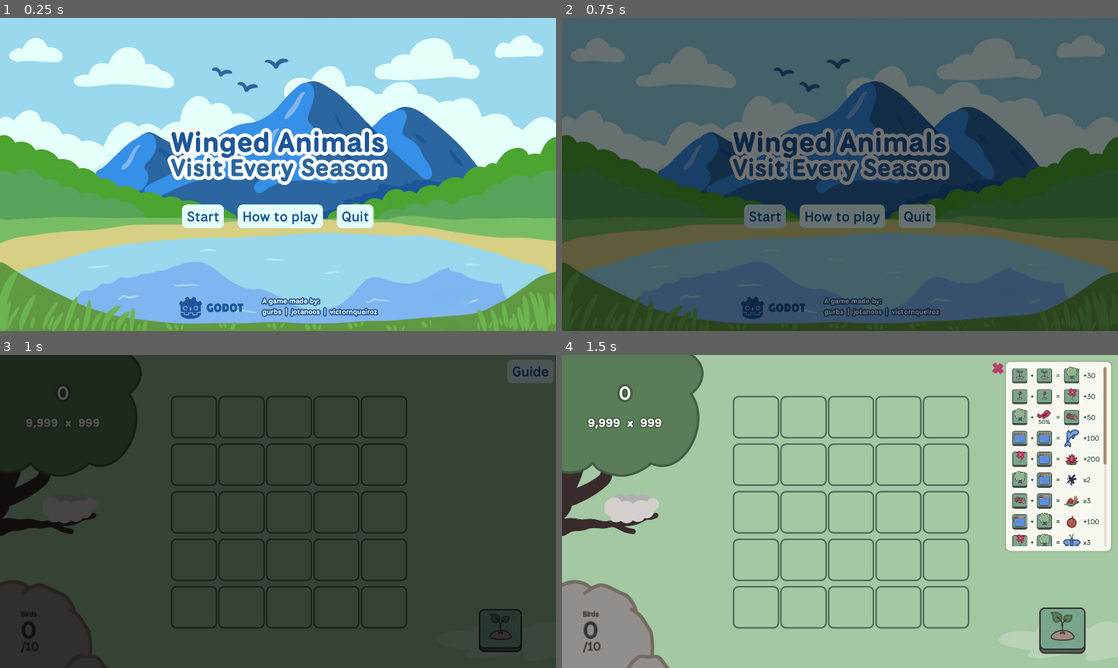
Above: before the commit, frames 1-4 (two rows, left to right).
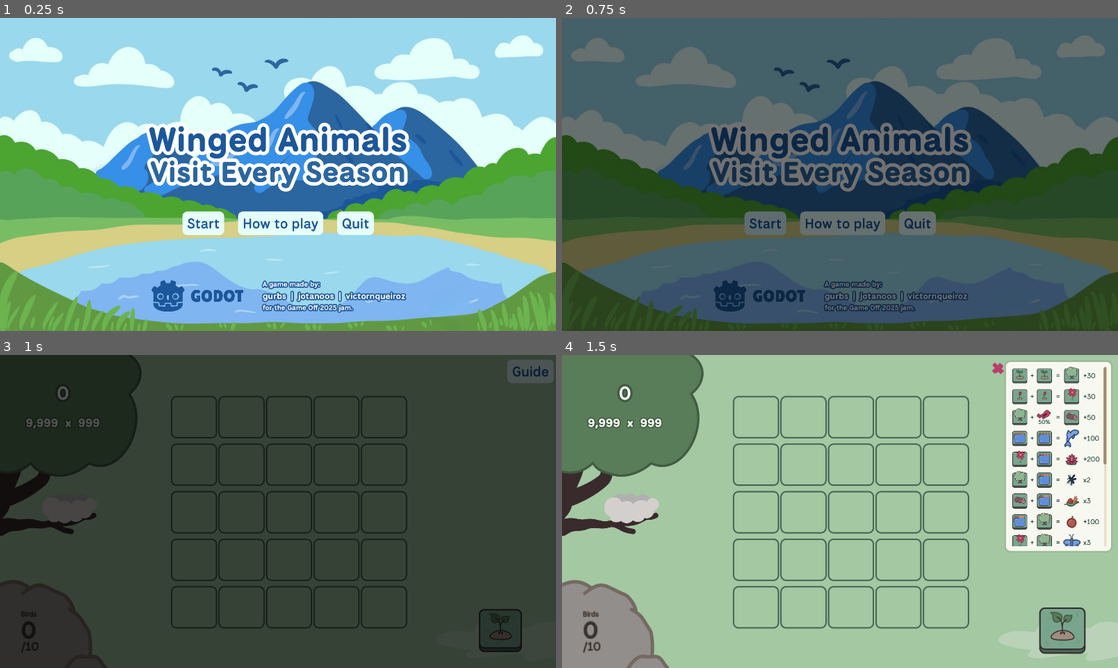
Above: after the commit, the same moments.

Repository: jptannus/waves-game
Game: Godot game, scene res://SCREENS/MainMenu/main_menu.tscn
The game is run twice, just before and just after one commit, with the same random seed, the same clock (stepped at 60 frames per second) and the same inputs. The engine's default icon, where the game draws it, is replaced by a stand-in: a white triangle on a blue panel in a dark square.
Inputs:
- Up to frame 1 (0.25 s): no input
- Up to frame 2 (0.75 s): click "Start" at 0.5 s
- Up to frame 3 (1 s): no input
- Up to frame 4 (1.5 s): click "Guide" at 1.25 s

The runs differ from the first frame. In frame 1, 9.9% of the frame differs, in the area x 26-74%, y 33-97%; in frame 2, 9.0%; in frame 3, nothing differs; in frame 4, nothing differs.

Commit message:
Added game jam info + tweaks to main menu

Diff:
--- a/game/SCREENS/MainMenu/main_menu.tscn
+++ b/game/SCREENS/MainMenu/main_menu.tscn
@@ -17,13 +17,13 @@
 
 [sub_resource type="LabelSettings" id="LabelSettings_s48ht"]
 font = SubResource("FontVariation_scuv0")
-font_size = 96
+font_size = 116
 font_color = Color(0.11372549, 0.34509805, 0.6117647, 1)
 outline_size = 48
 
 [sub_resource type="LabelSettings" id="LabelSettings_2tit2"]
 font = SubResource("FontVariation_scuv0")
-font_size = 84
+font_size = 100
 font_color = Color(0.17254902, 0.40392157, 0.6313726, 1)
 outline_size = 48
 
@@ -36,6 +36,12 @@
 [sub_resource type="LabelSettings" id="LabelSettings_p8tb1"]
 font = SubResource("FontVariation_ce7j4")
 font_size = 24
+outline_size = 16
+outline_color = Color(0.11372549, 0.34509805, 0.6117647, 1)
+
+[sub_resource type="LabelSettings" id="LabelSettings_u3bm8"]
+font = SubResource("FontVariation_ce7j4")
+font_size = 30
 outline_size = 16
 outline_color = Color(0.11372549, 0.34509805, 0.6117647, 1)
 
@@ -122,6 +128,50 @@
 theme = ExtResource("4_2tit2")
 text = "Quit"
 
+[node name="BottomInfo" type="MarginContainer" parent="."]
+layout_mode = 1
+anchors_preset = 7
+anchor_left = 0.5
+anchor_top = 1.0
+anchor_right = 0.5
+anchor_bottom = 1.0
+offset_left = -960.0
+offset_top = -178.0
+offset_right = 960.0
+grow_horizontal = 2
+grow_vertical = 0
+theme_override_constants/margin_bottom = 64
+
+[node name="HBoxContainer" type="HBoxContainer" parent="BottomInfo"]
+layout_mode = 2
+size_flags_horizontal = 4
+theme_override_constants/separation = 64
+
+[node name="GodotLogo" type="TextureRect" parent="BottomInfo/HBoxContainer"]
+modulate = Color(0.11372549, 0.34509805, 0.6117647, 1)
+layout_mode = 2
+texture = ExtResource("8_p8tb1")
+expand_mode = 3
+stretch_mode = 4
+
+[node name="VBoxContainer" type="VBoxContainer" parent="BottomInfo/HBoxContainer"]
+layout_mode = 2
+
+[node name="Label" type="Label" parent="BottomInfo/HBoxContainer/VBoxContainer"]
+layout_mode = 2
+text = "A game made by:"
+label_settings = SubResource("LabelSettings_p8tb1")
+
+[node name="Label2" type="Label" parent="BottomInfo/HBoxContainer/VBoxContainer"]
+layout_mode = 2
+text = "gurbs  |  jotanoos  |  victornqueiroz"
+label_settings = SubResource("LabelSettings_u3bm8")
+
+[node name="Label3" type="Label" parent="BottomInfo/HBoxContainer/VBoxContainer"]
+layout_mode = 2
+text = "for the Game Off 2025 jam."
+label_settings = SubResource("LabelSettings_p8tb1")
+
 [node name="HowToPlayModal" type="MarginContainer" parent="."]
 unique_name_in_owner = true
 visible = false
@@ -163,11 +213,11 @@
 mouse_filter = 2
 theme = ExtResource("4_2tit2")
 theme_override_constants/paragraph_separation = 32
-theme_override_font_sizes/normal_font_size = 32
-theme_override_font_sizes/bold_font_size = 32
-theme_override_font_sizes/bold_italics_font_size = 32
-theme_override_font_sizes/italics_font_size = 32
-theme_override_font_sizes/mono_font_size = 32
+theme_override_font_sizes/normal_font_size = 28
+theme_override_font_sizes/bold_font_size = 28
+theme_override_font_sizes/bold_italics_font_size = 28
+theme_override_font_sizes/italics_font_size = 28
+theme_override_font_sizes/mono_font_size = 28
 bbcode_enabled = true
 text = "* Place a tile on the board
 * The tiles on the board will react to the tiles you place, creating life!
@@ -194,45 +244,6 @@
 unique_name_in_owner = true
 stream = ExtResource("7_q2ppu")
 
-[node name="BottomInfo" type="MarginContainer" parent="."]
-layout_mode = 1
-anchors_preset = 7
-anchor_left = 0.5
-anchor_top = 1.0
-anchor_right = 0.5
-anchor_bottom = 1.0
-offset_left = -960.0
-offset_top = -120.0
-offset_right = 960.0
-grow_horizontal = 2
-grow_vertical = 0
-theme_override_constants/margin_bottom = 40
-
-[node name="HBoxContainer" type="HBoxContainer" parent="BottomInfo"]
-layout_mode = 2
-size_flags_horizontal = 4
-theme_override_constants/separation = 64
-
-[node name="GodotLogo" type="TextureRect" parent="BottomInfo/HBoxContainer"]
-modulate = Color(0.11372549, 0.34509805, 0.61960787, 1)
-layout_mode = 2
-texture = ExtResource("8_p8tb1")
-expand_mode = 3
-stretch_mode = 4
-
-[node name="VBoxContainer" type="VBoxContainer" parent="BottomInfo/HBoxContainer"]
-layout_mode = 2
-
-[node name="Label" type="Label" parent="BottomInfo/HBoxContainer/VBoxContainer"]
-layout_mode = 2
-text = "A game made by:"
-label_settings = SubResource("LabelSettings_p8tb1")
-
-[node name="Label2" type="Label" parent="BottomInfo/HBoxContainer/VBoxContainer"]
-layout_mode = 2
-text = "gurbs  |  jotanoos  |  victornqueiroz"
-label_settings = SubResource("LabelSettings_p8tb1")
-
 [connection signal="pressed" from="Content/VBoxContainer/ButtonsContainer/StartGameButton" to="." method="_on_start_game_button_pressed"]
 [connection signal="pressed" from="Content/VBoxContainer/ButtonsContainer/HowToPlayButton" to="." method="_on_how_to_play_button_pressed"]
 [connection signal="pressed" from="Content/VBoxContainer/ButtonsContainer/QuitButton" to="." method="_on_quit_button_pressed"]
Not shown: 1 places in game/SCREENS/MainMenu/main_menu.tscn that only renumber resources
